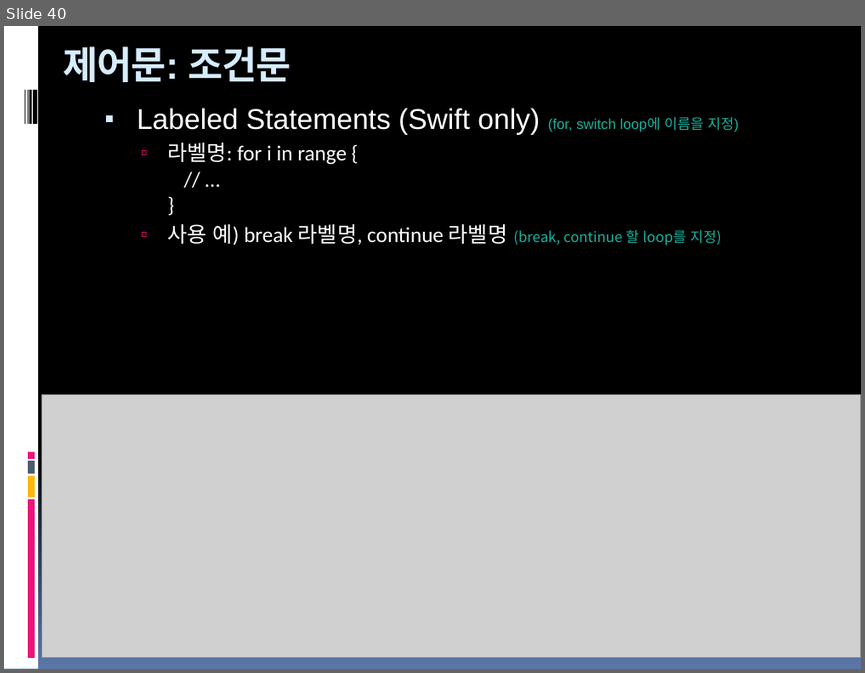
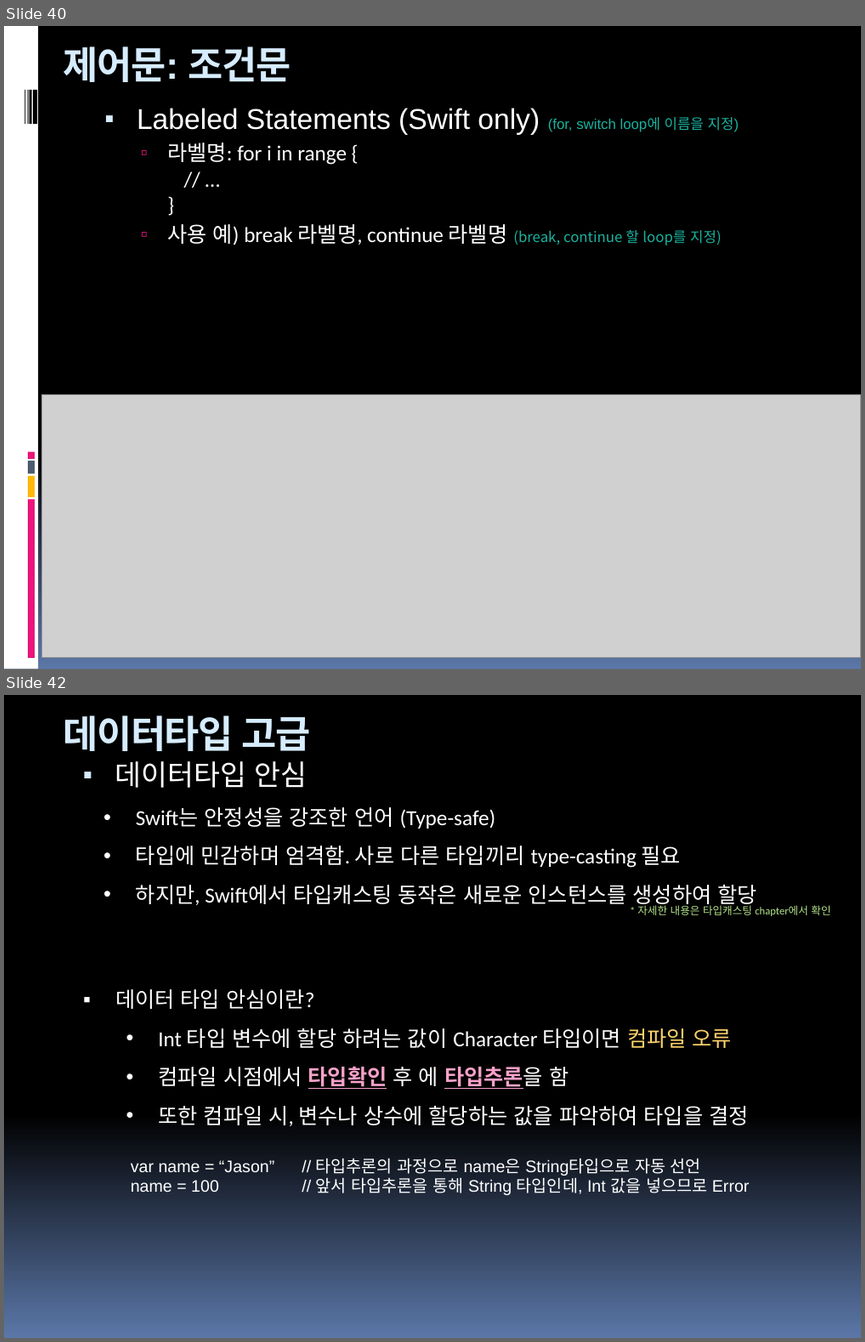
Before and after one commit to hounga13/helloSwift, a slide deck: Swift세미나자료.pptx. Shown one above the other, each under a label of ours: slide 40 before the commit, slides 40 and 42 after it; the slides between them are not shown. The pictures are 865x673 and 865x1342 pixels, drawn with LibreOffice and Linux fonts; fonts in the diff are those of the drawing; grey boxes stand for pictures. Boxes give left, top, right and bottom in pixels: in the first picture for what was removed or moved away, otherwise in the second. Text is boxed around its words. In the diff, an @@ line names an element or a change of style, - is before the commit and + after.

Commit message:
7장데이터형고급

```diff
--- a/Swift세미나자료.pptx
+++ b/Swift세미나자료.pptx
@@ slide 42 added at (4,695,861,1338), background gradient #000000 to #5B77A8 @@
@@ text added at (63,715,311,751), 32 pt, text #D6ECFF, bold @@
+데이터타입 고급
@@ text added at (115,761,307,788), 24 pt, text #FFFFFF @@
+▪ 데이터타입 안심
@@ text added at (136,807,756,907), 18 pt, text #FFFFFF @@
+• Swift는 안정성을 강조한 언어 (Type-safe)
+• 타입에 민감하며 엄격함. 사로 다른 타입끼리 type-casting 필요
+• 하지만, Swift에서 타입캐스팅 동작은 새로운 인스턴스를 생성하여 할당
@@ text added at (637,903,830,916), 9 pt, text #B2E389 @@
+* 자세한 내용은 타입캐스팅 chapter에서 확인
@@ text added at (115,989,748,1126), 18 pt, text #FFFFFF @@
+▪ 데이터 타입 안심이란?
+  • Int 타입 변수에 할당 하려는 값이 Character 타입이면 컴파일 오류
+  • 컴파일 시점에서 타입확인 후 에 타입추론을 함
+  • 또한 컴파일 시, 변수나 상수에 할당하는 값을 파악하여 타입을 결정
@@ text added at (131,1157,749,1195), 14 pt, text #FFFFFF @@
+var name = “Jason” // 타입추론의 과정으로 name은 String타입으로 자동 선언
+name = 100 // 앞서 타입추론을 통해 String 타입인데, Int 값을 넣으므로 Error
```
Also in this commit, not shown: 4 other slides added.
